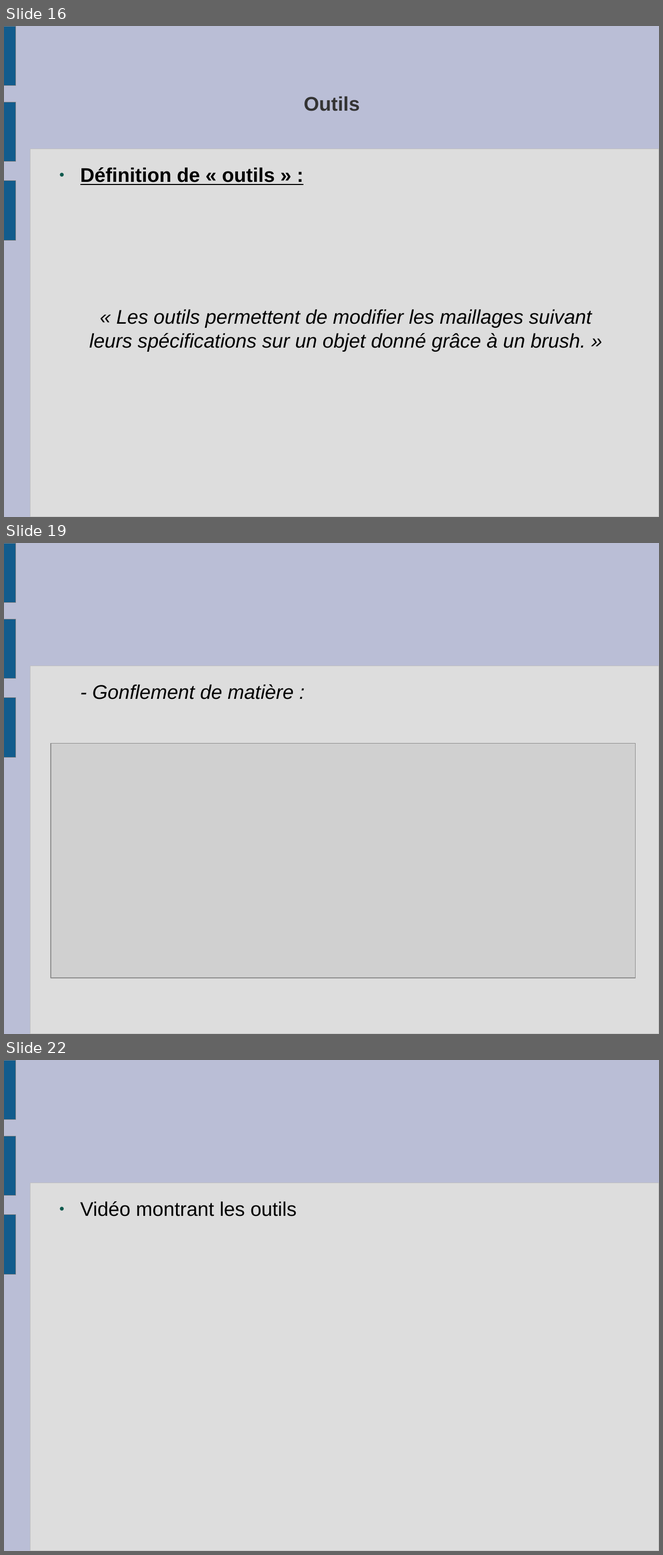
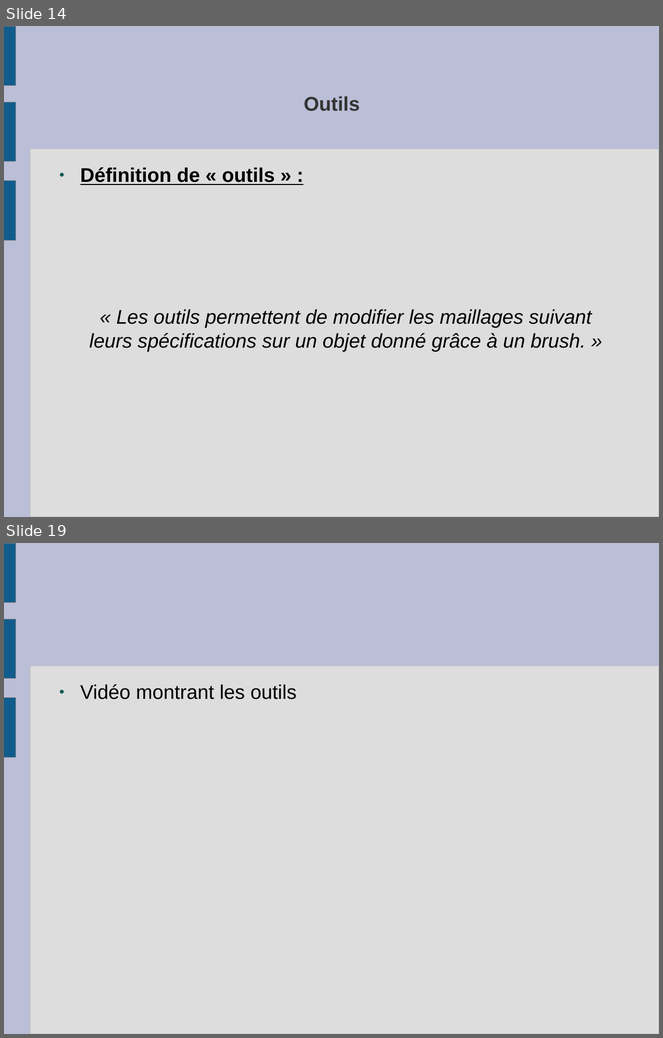
Before and after one commit to slvrgauthier/OpenSculpt, a slide deck: Documentation/Soutenance.odp. Shown one above the other, each under a label of ours: slides 16, 19 and 22 before the commit, slides 14 and 19 after it; the slides between them are not shown. The pictures are 663x1555 and 663x1038 pixels, drawn with LibreOffice and Linux fonts; fonts in the diff are those of the drawing; grey boxes stand for pictures. Boxes give left, top, right and bottom in pixels: in the first picture for what was removed or moved away, otherwise in the second. Text is boxed around its words. In the diff, an @@ line names an element or a change of style, - is before the commit and + after.

```diff
--- a/Documentation/Soutenance.odp
+++ b/Documentation/Soutenance.odp
@@ slide 19 removed at (4, 543, 659, 1034), background #BABED6; not listed: 4 template elements that a slide beside it also shows @@
@@ text removed at (92, 684, 294, 700) @@
-- Gonflement de matière :
@@ picture removed at (51, 743, 636, 978) @@
@@ what was slide 16 is now slide 14 @@
@@ what was slide 22 is now slide 19 @@
```
Also in this commit, not shown: 6 slides changed, 2 other slides removed, 4 other files.
